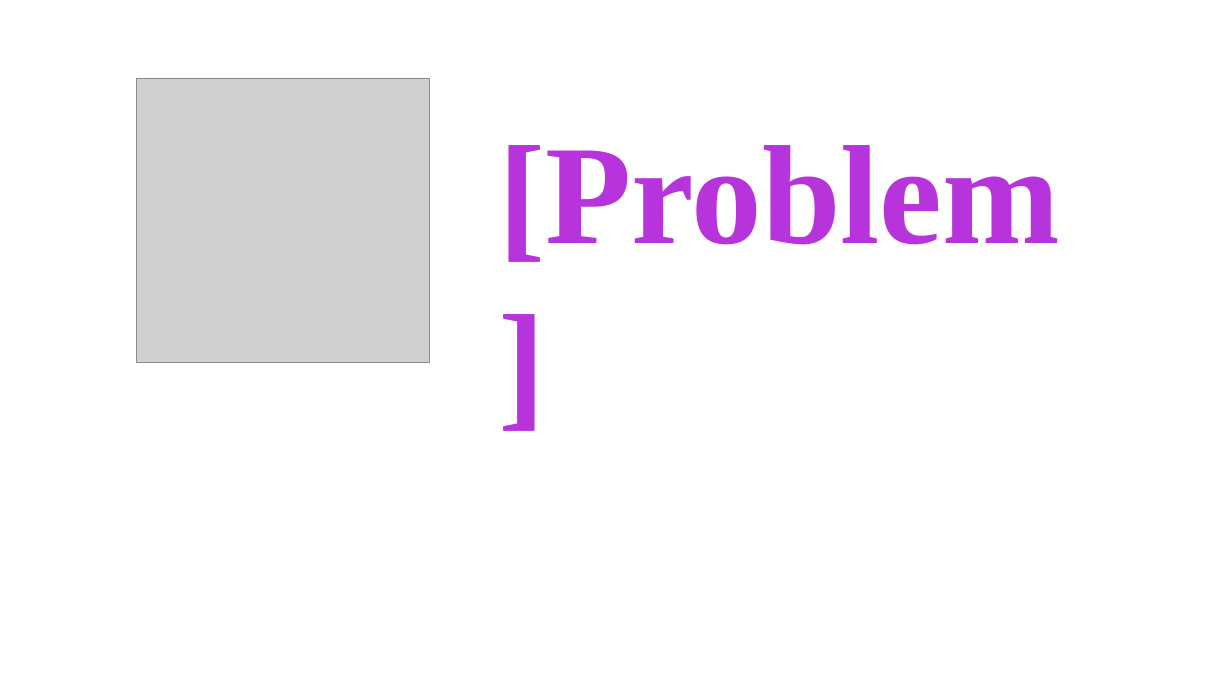
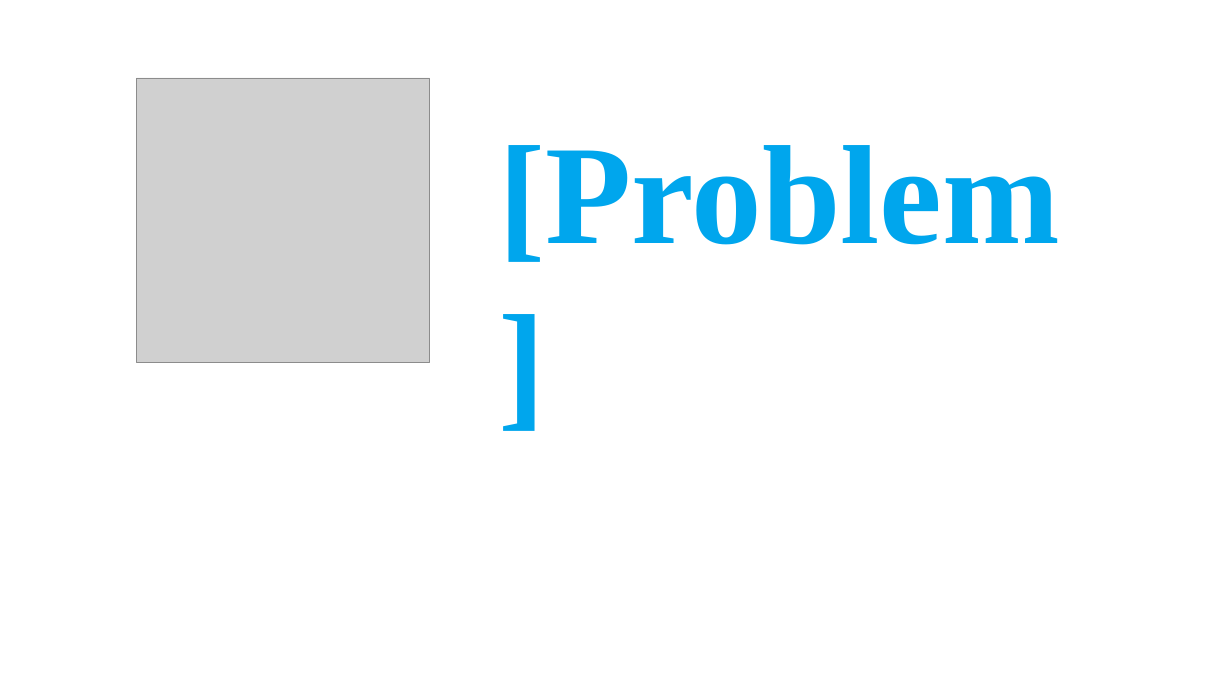
Before and after one commit to luohongk/luohongk.github.io, a slide deck: slide 10 of materials/ppt_template.pptx (slide 6 before the commit). Drawn at 1232x693 pixels with LibreOffice and Linux fonts; fonts in the diff are those of the drawing; grey boxes stand for pictures. Boxes give left, top, right and bottom in pixels: in the first picture for what was removed or moved away, otherwise in the second. Text is boxed around its words. In the diff, an @@ line names an element or a change of style, - is before the commit and + after.

```diff
--- a/materials/ppt_template.pptx
+++ b/materials/ppt_template.pptx
@@ text "[Problem]" at box(498, 145, 1060, 262): text colour #B733DB to #00A6ED @@
```
Also in this commit, not shown: 2 other slides changed, 4 slides added, 9 other files.
